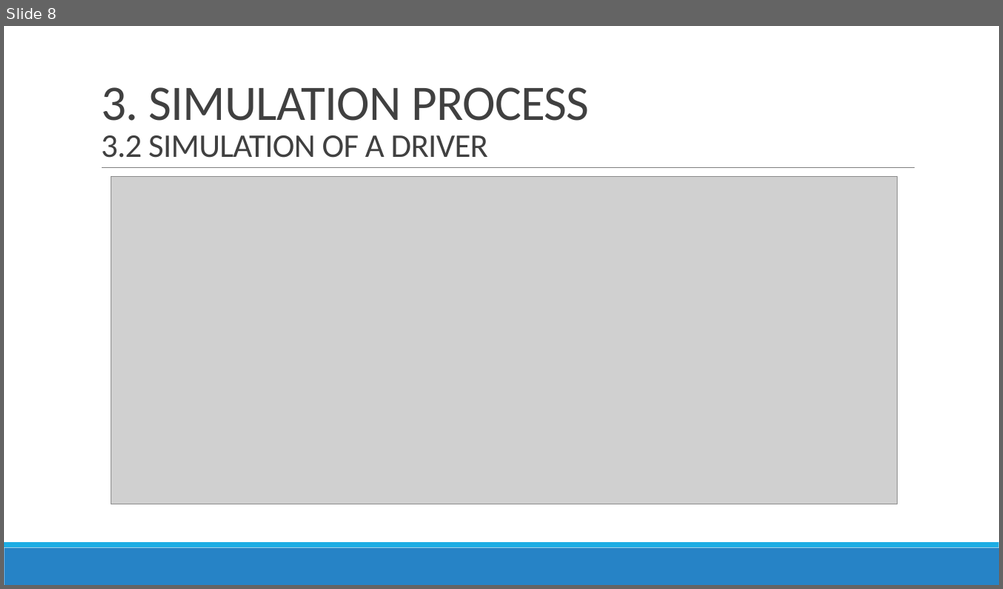
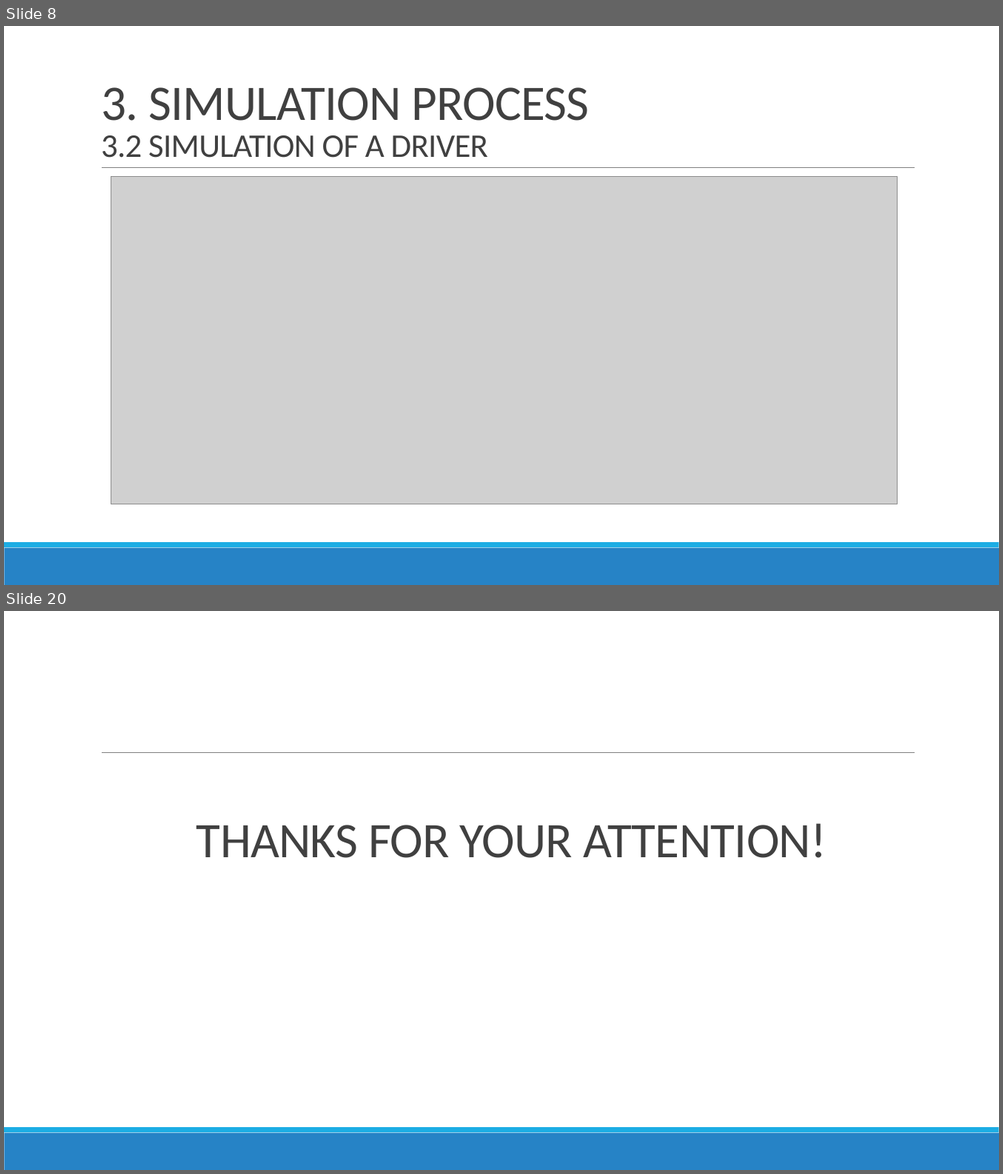
Before and after one commit to Bminhhh/CapsoneProject, a slide deck: duy/CAPSTONE PROJECT/CAPSTONE PROJECT REPORT.pptx. Shown one above the other, each under a label of ours: slide 8 before the commit, slides 8 and 20 after it; the slides between them are not shown. The pictures are 1003x589 and 1003x1174 pixels, drawn with LibreOffice and Linux fonts; fonts in the diff are those of the drawing; grey boxes stand for pictures. Boxes give left, top, right and bottom in pixels: in the first picture for what was removed or moved away, otherwise in the second. Text is boxed around its words. In the diff, an @@ line names an element or a change of style, - is before the commit and + after.

```diff
--- a/duy/CAPSTONE PROJECT/CAPSTONE PROJECT REPORT.pptx
+++ b/duy/CAPSTONE PROJECT/CAPSTONE PROJECT REPORT.pptx
@@ slide 20 added at (4,611,999,1170), background #FFFFFF; not listed: 3 template elements that a slide beside it also shows @@
@@ title added at (196,823,826,858), 48 pt, text #404040 @@
+THANKS FOR YOUR ATTENTION!
```
Also in this commit, not shown: 7 slides changed, 6 other slides added, 7 other files.
